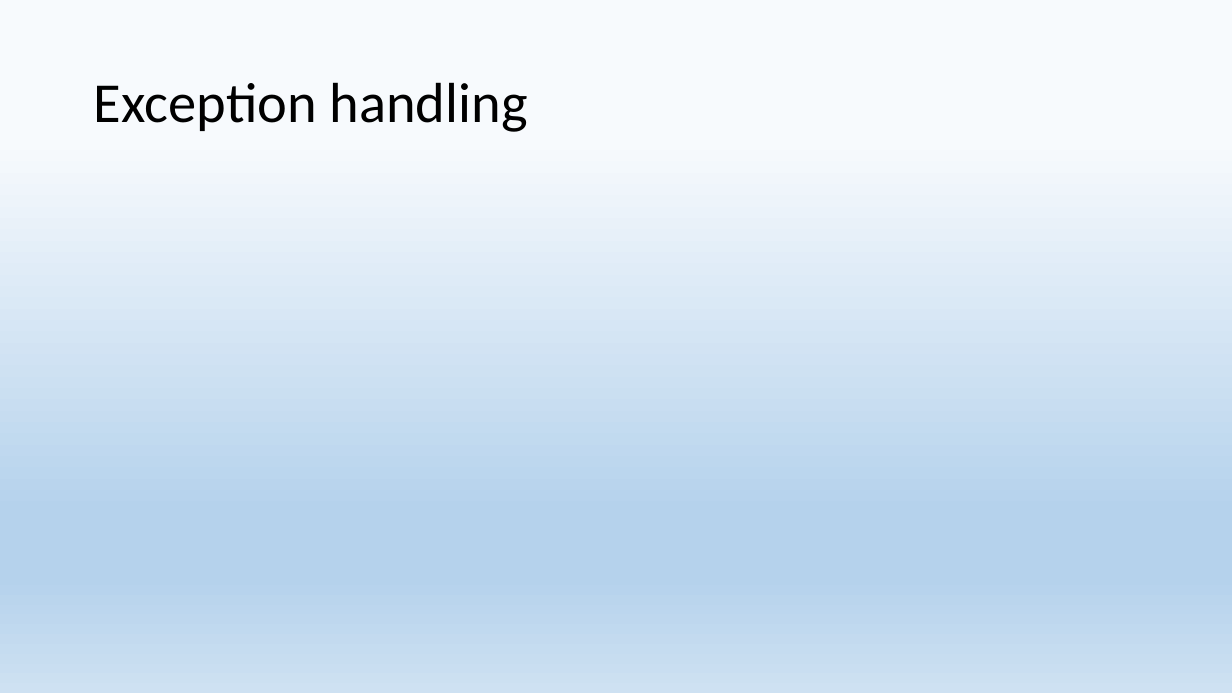
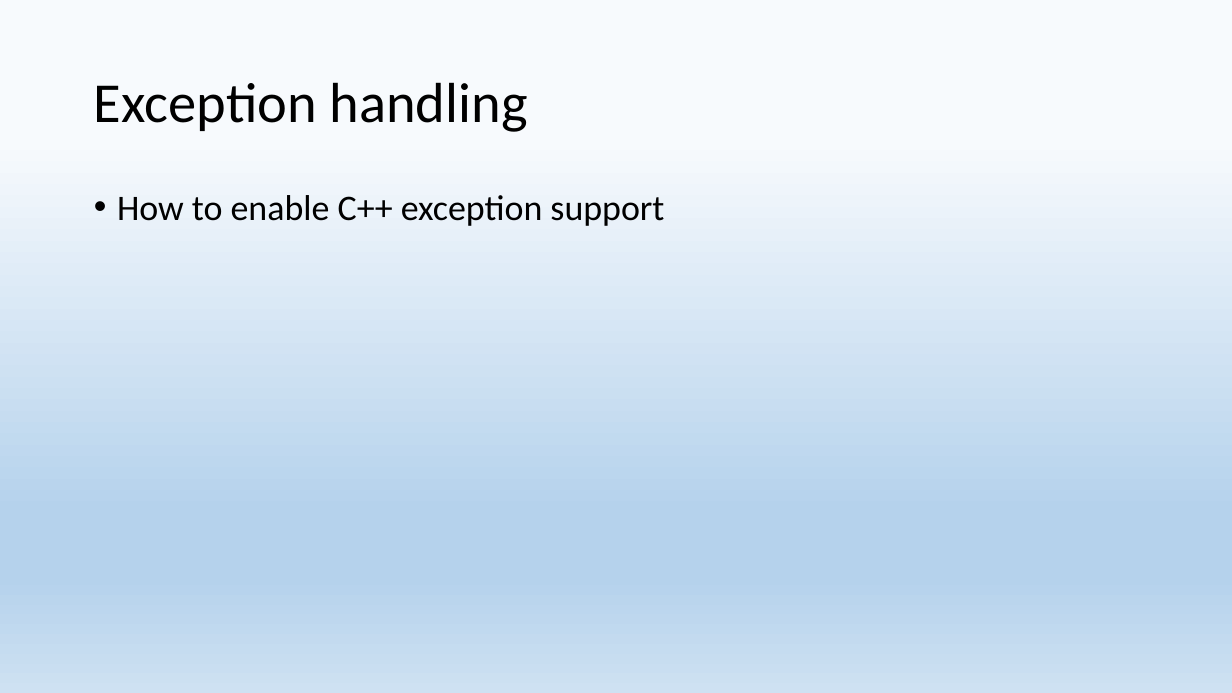
Before and after one commit to 9majka/NDK_presentation, a slide deck: slide 7 of NDK.pptx (slide 6 before the commit). Drawn at 1232x693 pixels with LibreOffice and Linux fonts; fonts in the diff are those of the drawing. Boxes give left, top, right and bottom in pixels: in the first picture for what was removed or moved away, otherwise in the second. Text is boxed around its words. In the diff, an @@ line names an element or a change of style, - is before the commit and + after.

```diff
--- a/NDK.pptx
+++ b/NDK.pptx
@@ text added at box(117, 195, 664, 226), 28 pt, text #000000 @@
+• How to enable C++ exception support
```
Also in this commit, not shown: 4 other slides changed, 2 slides added, 1 slide removed, 10 other files.
